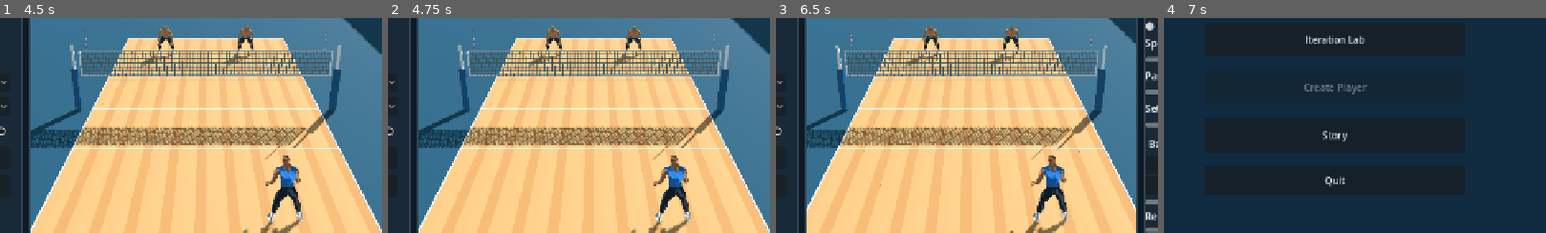
Above: before the commit, frames 1-4 (left to right).
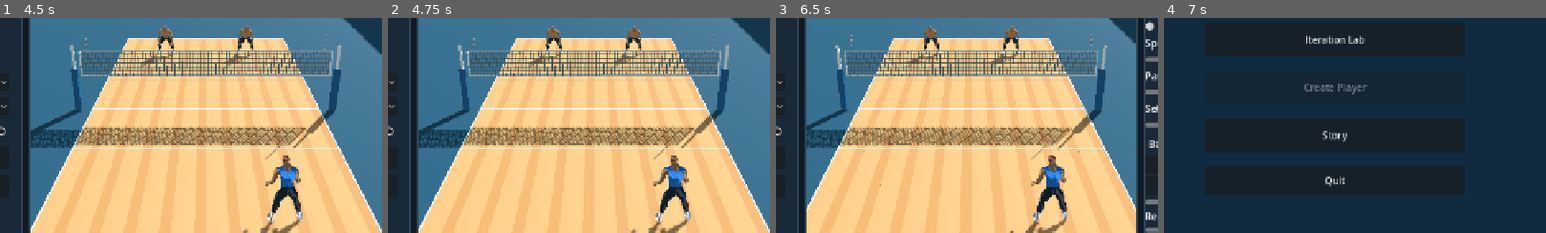
Above: after the commit, the same moments.

Repository: foreandr/volleyball
Game: Godot game, scene res://scenes/main.tscn
The game is run twice, just before and just after one commit, with the same random seed, the same clock (stepped at 60 frames per second) and the same inputs. Sound files missing from this copy of the repository are replaced by a short silence.
Inputs:
- Up to frame 1 (4.5 s): click "Play" at 0.5 s; click "Replay rally (R)" at 1.25 s; click "Underhand" at 2 s; click "Blocker | Teammate" at 2.75 s; click "Play (Space)" at 3.5 s; click "Watch CPU Match" at 4.25 s
- Up to frame 2 (4.75 s): no input
- Up to frame 3 (6.5 s): click "Replay rally (R)" at 5 s; click "Balanced" at 5.75 s
- Up to frame 4 (7 s): click "Back" at 6.5 s
The pictures show only the part of the screen within x 28-78%, y 43-93%; the shares and areas given below are measured in that part.

Frames 1-2 are identical in both runs. In frame 3, 0.3% of the frame differs, in the area x 34-64%, y 3-23%; in frame 4, nothing differs.

Commit message:
Make CPU serves and net defense adapt to match results

Diff:
--- a/scripts/cpu_policy.gd
+++ b/scripts/cpu_policy.gd
@@ -14,6 +14,7 @@
 var demo_pending := {}
 var demo_matches := 0
 var demo_shot_history: Array = []
+var live_serves: Array[Dictionary] = [{},{}]
 var decisions: Array[Dictionary] = [{},{}]
 var applied: Array[Dictionary] = [{},{}]
 
@@ -85,8 +86,35 @@
 	decisions[side][context] = selected
 	return selected
 
+func choose_serve(side: int) -> int:
+	var context := "serve type"
+	var history: Dictionary = table.get(context,{})
+	var demonstrations: Dictionary = demo_table.get(context,{})
+	var selected := 2
+	var best := -INF
+	for option in [2,3,1,0]:
+		var prior: Vector2 = {0:Vector2(0.35,16),1:Vector2(0.47,8),2:Vector2(0.54,8),3:Vector2(0.52,8)}[option]
+		var sample: Vector2 = live_serves[side].get(option,Vector2.ZERO)
+		var past: Array = history.get(str(option),[0.0,0.0])
+		var demo: Array = demonstrations.get(str(option),[0.0,0.0])
+		var historical_count := float(past[0])+float(demo[0])
+		var historical_weight := minf(historical_count,36.0)/maxf(historical_count,1.0)
+		var count := sample.x+historical_count*historical_weight
+		var wins := sample.y+(float(past[1])+float(demo[1]))*historical_weight
+		if option == 0 and count < 24.0: continue
+		var value := (wins+prior.x*prior.y)/(count+prior.y)
+		if option == 0: value -= 0.045
+		else: value += 0.14/sqrt(count+1.0)
+		if value > best:
+			best = value
+			selected = option
+	if training and randf() < 0.18:
+		selected = randi_range(0,3)
+	decisions[side][context] = selected
+	return selected
+
 func used(side: int, context: String) -> void:
-	if (training or demo_recording) and decisions[side].has(context): applied[side][context] = decisions[side][context]
+	if (context == "serve type" or training or demo_recording) and decisions[side].has(context): applied[side][context] = decisions[side][context]
 
 func begin_point() -> void:
 	for side in decisions.size():
@@ -94,6 +122,12 @@
 		applied[side].clear()
 
 func finish_point(winner: int) -> void:
+	if not training:
+		for side in applied.size():
+			if not applied[side].has("serve type"): continue
+			var style: int = applied[side]["serve type"]
+			var recent: Vector2 = live_serves[side].get(style,Vector2.ZERO)
+			live_serves[side][style] = recent*0.97+Vector2(1.0,1.0 if side == winner else 0.0)
 	if not training and not demo_recording: return
 	var outcomes := table if training else demo_pending
 	for side in applied.size():
--- a/scripts/match_block.gd
+++ b/scripts/match_block.gd
@@ -10,6 +10,7 @@
 var jump_height := HEIGHT
 var landing_recovery := 0.13
 var overpass_swing := false
+var aggressive_press := false
 var base: Vector3
 var previous_hands: Array[Vector3] = []
 var hands: Array[Vector3] = []
@@ -59,10 +60,11 @@
 		var arm: String = "upperarm_"+side
 		var shoulder: Vector3 = author.point(pose,arm)
 		var outward := 1.0 if side == "l" else -1.0
-		var press := smoothstep(0.45,0.95,lift)
+		var press := smoothstep(0.32,0.70,lift) if aggressive_press else smoothstep(0.45,0.95,lift)
 		var below_tape := 1.0-smoothstep(2.50,2.80,rig.to_global(shoulder).y+0.62)
 		var depth := lerpf(lerpf(0.20,0.55,press),0.17,below_tape)
-		var target := shoulder+Vector3(clampf(aim.x-shoulder.x,-0.18,0.18)-outward*0.06,0.62,depth)/scale_
+		var lateral_limit := 0.24 if aggressive_press else 0.18
+		var target := shoulder+Vector3(clampf(aim.x-shoulder.x,-lateral_limit,lateral_limit)-outward*0.06,0.62,depth)/scale_
 		var pole := Vector3(outward*0.38,-0.55,0.30)
 		if overpass_swing and side == "r":
 			var draw := smoothstep(0.11,0.30,age)*(1.0-smoothstep(0.30,0.47,age))
--- a/scripts/volleyball_match.gd
+++ b/scripts/volleyball_match.gd
@@ -98,6 +98,7 @@
 var cpu_fake_dump := false
 var second_ball_options := 0
 var block_calls := [0,0]
+var block_crossing_reads: Array[Dictionary] = [{},{}]
 var jump_set_started := [false,false,false,false]
 var recoveries := {}
 var trace := Trace.new()
@@ -403,7 +404,7 @@
 	aim_ring.hide()
 	trajectory_node.hide()
 	var server := server_index()
-	var style: int = serve_style if is_human(server) else cpu_policy.choose(team(server),"serve type",[0,1,2,3],rallies%SERVES.size())
+	var style: int = serve_style if is_human(server) else cpu_policy.choose_serve(team(server))
 	prepare_serve(style)
 	update_score()
 	trace.begin_feed({"mode":"demo_match","score":score,"server":server_index(),"spectator":spectator,"team_size":team_size})
@@ -800,7 +801,17 @@
 	var time := Flight.landing_time(point,motion,Flight.spike_gravity(spin_rate))
 	var landing := frame.to_local(point+motion*time)
 	if absf(landing.x) > 4.53 or landing.z < -5.03 or landing.z > Net.NET_Z: return
-	var zone := shot_read_zone(frame.to_local(point).x)
+	var contact := frame.to_local(point)
+	var zone := shot_read_zone(contact.x)
+	var local_motion := frame.global_basis.inverse()*motion
+	if local_motion.z < -0.01 and contact.z >= Net.NET_Z:
+		var cross_time := (Net.NET_Z-contact.z)/local_motion.z
+		var height := contact.y+local_motion.y*cross_time-0.5*Flight.spike_gravity(spin_rate)*cross_time*cross_time
+		var crossing := contact.x+local_motion.x*cross_time
+		if height >= Net.NET_TOP and absf(crossing) < Net.NET_HALF_WIDTH:
+			var offset := crossing-contact.x
+			var old: Vector2 = block_crossing_reads[side].get(zone,Vector2(offset,0.0))
+			block_crossing_reads[side][zone] = Vector2(lerpf(old.x,offset,0.34),minf(10.0,old.y+1.0))
 	var reads := opponent_shot_reads[side]
 	var count := int(reads.get(zone,Vector2.ZERO).y)
 	var previous := float(reads.get(zone,Vector2(landing.x,0.0)).x)
@@ -1734,6 +1745,7 @@
 	block.jump_height = block_vertical*0.0254
 	block.landing_recovery = 0.43 if reads_second else 0.13
 	block.overpass_swing = overpass_swing
+	block.aggressive_press = not is_human(index) and not overpass_swing
 	block.begin(actor)
 	if is_finite(remaining): block.tempo = clampf((Block.START+Block.AIR*0.5)/maxf(remaining,0.18),1.13,1.80)
 	blocks[index] = block
@@ -1779,7 +1791,7 @@
 				var wrist: Vector3 = block.previous_wrists[hand].lerp(block.wrists[hand],fraction)
 				var center := Geometry3D.get_closest_point_to_segment(point,wrist,tip)
 				var gap := point.distance_to(center)
-				var reach := 0.20 if block.overpass_swing else 0.27
+				var reach := 0.20 if block.overpass_swing else (0.30 if block.aggressive_press else 0.27)
 				if gap > reach or center.y < Net.NET_TOP or absf(point.z-Net.NET_Z) > 0.9: continue
 				if block.overpass_swing:
 					if hit_overpass(index,point): return
@@ -2071,6 +2083,10 @@
 		if is_human(near):
 			take_line = absf(players[near].position.x-line_x) <= absf(players[near].position.x-cross_x)
 		x = line_x if take_line else cross_x
+		if not is_human(near):
+			var read: Vector2 = block_crossing_reads[defense_side].get(shot_read_zone(attack.x),Vector2.ZERO)
+			var learned_x := attack.x+read.x
+			x += clampf(learned_x-x,-0.80,0.80)*smoothstep(1.0,5.0,read.y)
 		cover = cross_goal.x if take_line else line_goal.x
 		if not is_human(deep):
 			cover = learned_cover(defense_side,attack.x,cover)
@@ -2084,7 +2100,8 @@
 			hit_at = driver.swing_drive_started+driver.swing_drive_duration*0.95
 			var shot: Vector3 = frame.to_local(frames[hitter_side].to_global(driver.swing_aim))
 			var crossing := lane_at_depth(attack,shot,3.42)
-			x += clampf(crossing-x,-0.27,0.27)*(0.15 if take_line else 0.45)
+			if not is_human(near):
+				x += clampf(crossing-x,-0.60,0.60)*0.60
 		if attack_aim_flight == flight_number or is_finite(driver.swing_drive_started):
 			var read := frame.to_local(frames[hitter_side].to_global(driver.swing_aim))
 			var front_limit := 0.25 if is_finite(driver.swing_drive_started) else -1.30
@@ -2092,7 +2109,7 @@
 			var read_x := lane_at_depth(attack,read,read_depth)
 			cover += clampf(read_x-cover,-2.30,2.30)
 			depth = lerpf(depth,read_depth,0.72)
-		if is_finite(hit_at): remaining = hit_at-driver.clock+0.065
+		if is_finite(hit_at): remaining = hit_at-driver.clock+0.045
 		var wall := Vector3(x,0.04,3.42)
 		if is_human(near) and players[near].position.z > 2.7: wall = players[near].position
 		var shadow := lane_at_depth(attack,wall,depth)
@@ -2106,10 +2123,10 @@
 	pocket_x[defense_side] = cover
 	if not is_human(near) and not blocks.has(near):
 		var target := frame.to_global(Vector3(clampf(x,-4.15,4.15),0.04,3.42))
-		move_cpu(near,target,delta,7.6 if players[near].position.z < 2.7 else 6.8,Vector3.INF,true)
-		var attack_ready := remaining <= 0.37
+		move_cpu(near,target,delta,8.6 if tracking_set else 7.6,Vector3.INF,true)
+		var attack_ready := remaining >= -0.04 and remaining <= 0.41
 		var dump_ready := second_ball_eta >= -0.06 and second_ball_eta <= 0.30
-		if absf(players[near].position.x-x) < 0.70 and (attack_ready or dump_ready):
+		if absf(players[near].position.x-clampf(x,-4.15,4.15)) < 0.62 and (attack_ready or dump_ready):
 			var timing := remaining if attack_ready else second_ball_eta+0.035
 			start_block(near,timing,dump_ready)
 	if not is_human(deep) and not blocks.has(deep) and not set_jumps[deep].active:
